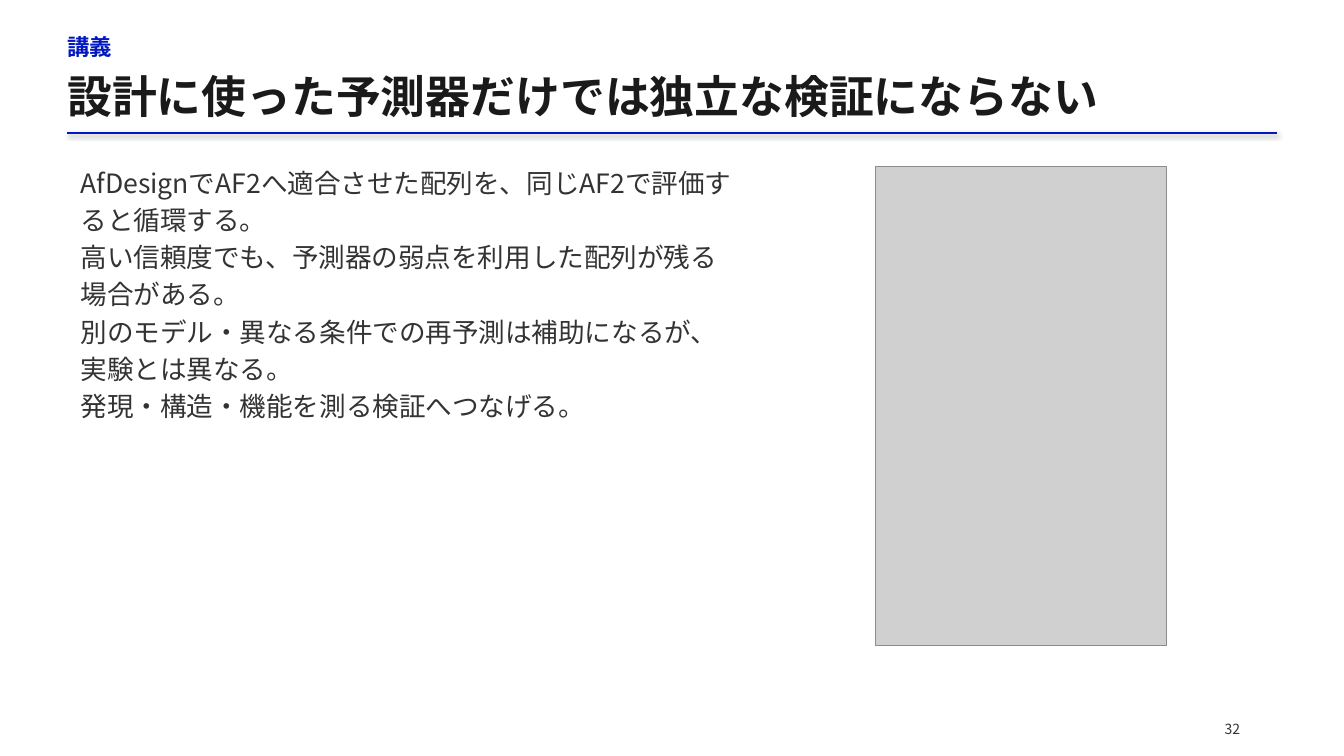
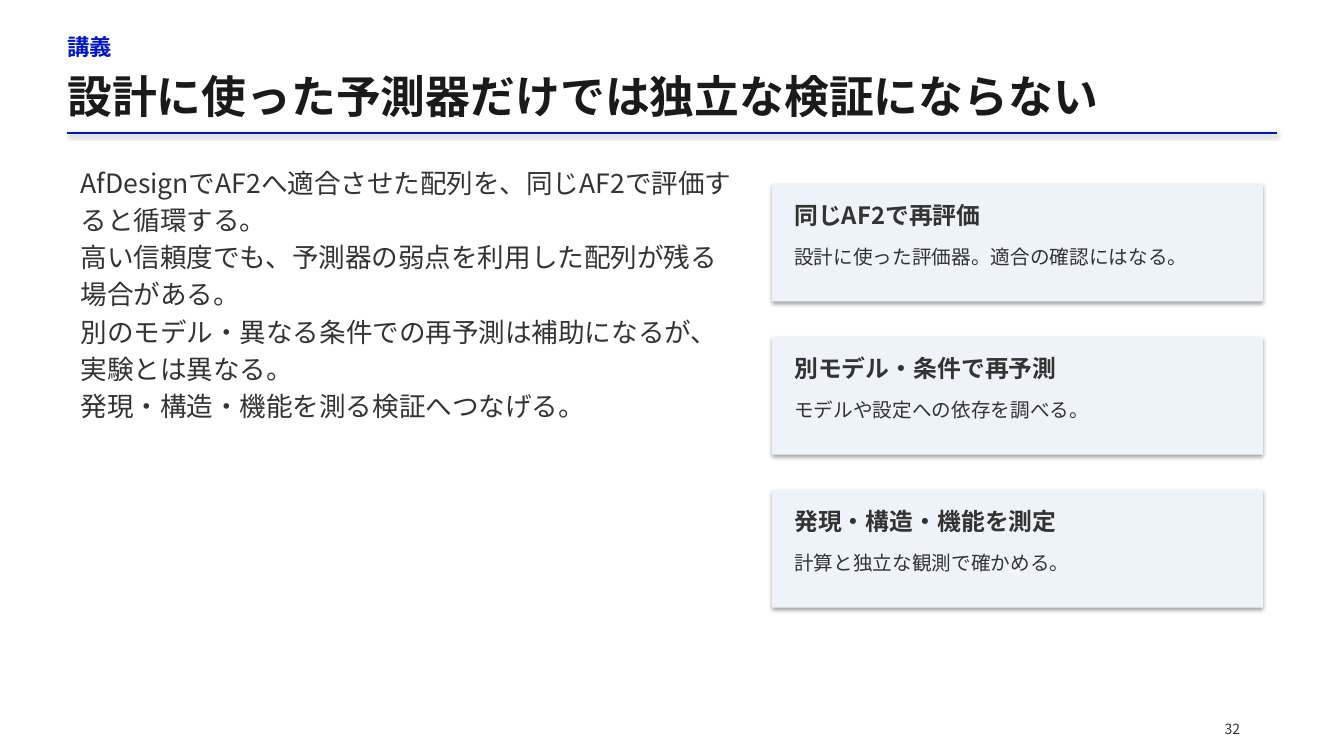
Before and after one commit to matsunagalab/lecture_bioinfo, a slide deck: slide 32 of 07_タンパク質設計/07_タンパク質設計.pptx. Drawn at 1344x756 pixels with LibreOffice and Linux fonts; fonts in the diff are those of the drawing; grey boxes stand for pictures. Boxes give left, top, right and bottom in pixels: in the first picture for what was removed or moved away, otherwise in the second. Text is boxed around its words. In the diff, an @@ line names an element or a change of style, - is before the commit and + after.

Commit message:
Improve lecture 07 figures, equations, and Japanese explanations

```diff
--- a/07_タンパク質設計/07_タンパク質設計.pptx
+++ b/07_タンパク質設計/07_タンパク質設計.pptx
@@ picture removed at box(875, 166, 1167, 645) @@
@@ rectangle added at box(772, 184, 1263, 301), fill #EEF3FA @@
@@ text added at box(794, 204, 980, 226), 17 pt, text #333333, bold @@
+同じAF2で再評価
@@ text added at box(794, 247, 1187, 266), 14 pt, text #333333 @@
+設計に使った評価器。適合の確認にはなる。
@@ rectangle added at box(772, 337, 1263, 455), fill #EEF3FA @@
@@ text added at box(794, 356, 1056, 379), 17 pt, text #333333, bold @@
+別モデル・条件で再予測
@@ text added at box(794, 400, 1089, 419), 14 pt, text #333333 @@
+モデルや設定への依存を調べる。
@@ rectangle added at box(772, 490, 1263, 608), fill #EEF3FA @@
@@ text added at box(794, 509, 1056, 532), 17 pt, text #333333, bold @@
+発現・構造・機能を測定
@@ text added at box(794, 553, 1069, 572), 14 pt, text #333333 @@
+計算と独立な観測で確かめる。
```
Also in this commit, not shown: 25 other slides changed, 1 slide added, 1 slide removed, 2 other files.
